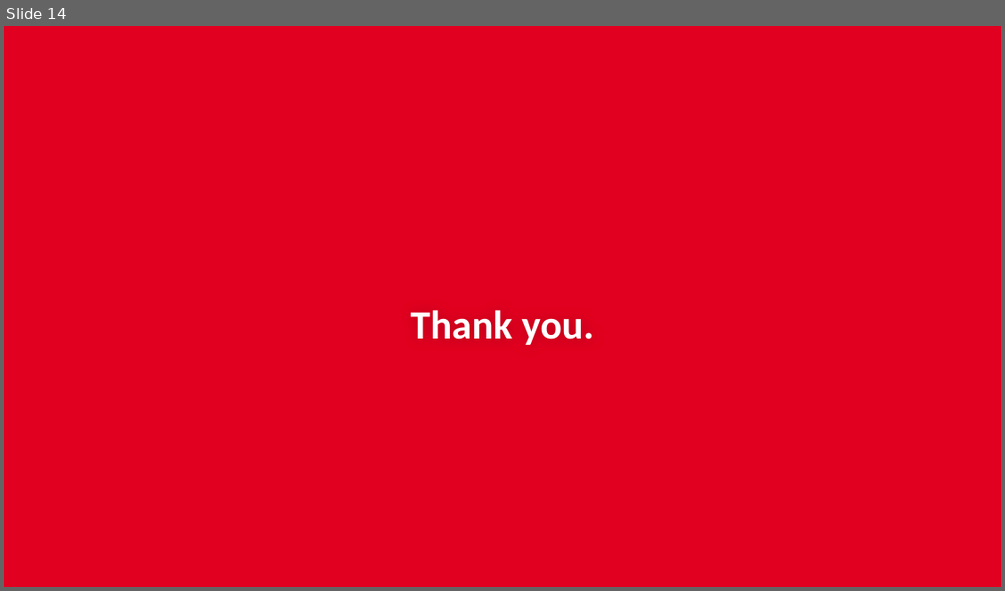
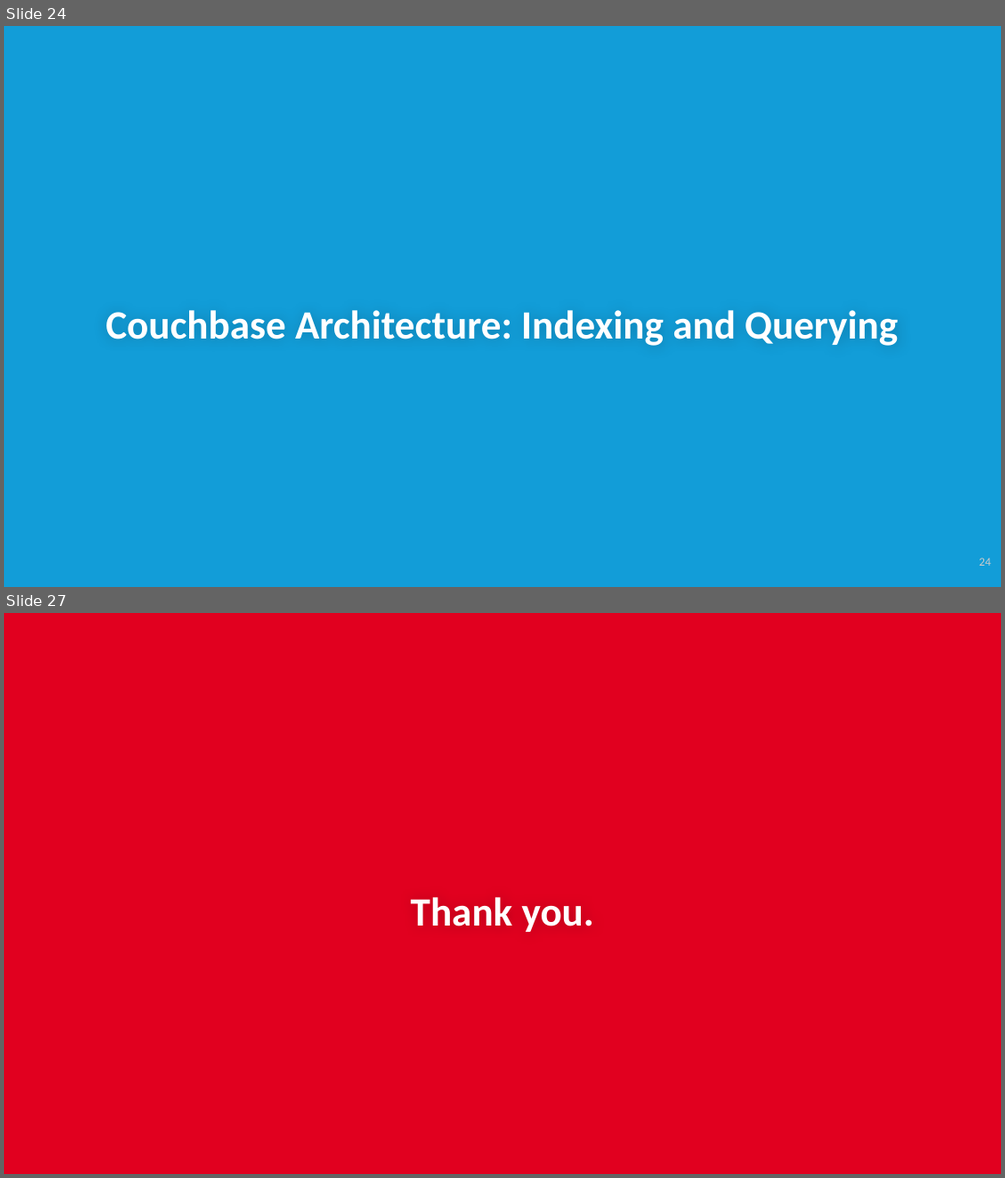
Before and after one commit to subalakr/workshop, a slide deck: server/presentations/Lec-01_Architectural_Overview.pptx. Shown one above the other, each under a label of ours: slide 14 before the commit, slides 24 and 27 after it; the slides between them are not shown. The pictures are 1005x591 and 1005x1178 pixels, drawn with LibreOffice and Linux fonts; fonts in the diff are those of the drawing; background and template pictures are left out. Boxes give left, top, right and bottom in pixels: in the first picture for what was removed or moved away, otherwise in the second. Text is boxed around its words. In the diff, an @@ line names an element or a change of style, - is before the commit and + after.

```diff
--- a/server/presentations/Lec-01_Architectural_Overview.pptx
+++ b/server/presentations/Lec-01_Architectural_Overview.pptx
@@ slide 24 added at (4,26,1001,587), background #129DD8 @@
@@ title added at (105,310,898,346), 29 pt, text #FFFFFF, bold @@
+Couchbase Architecture: Indexing and Querying
@@ page number added at (979,557,990,565), 8.5 pt, text #CCCCCC @@
+24
@@ what was slide 14 is now slide 27 @@
```
Also in this commit, not shown: 25 other slides added, 14 slides removed, 2 other files.
